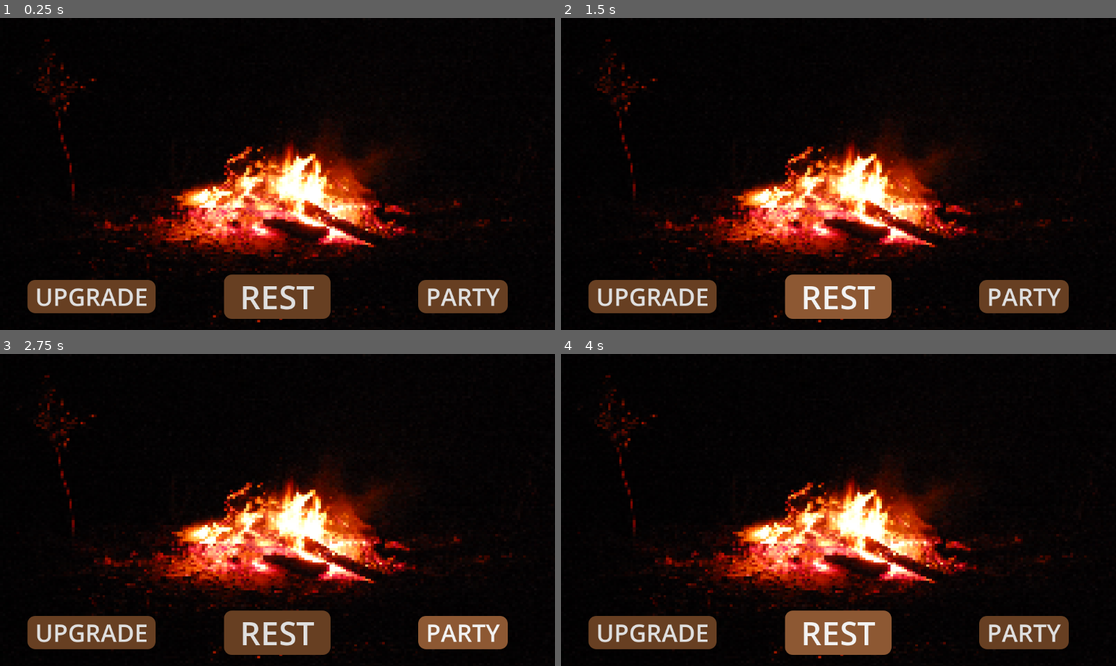
Above: before the commit, frames 1-4 (two rows, left to right).
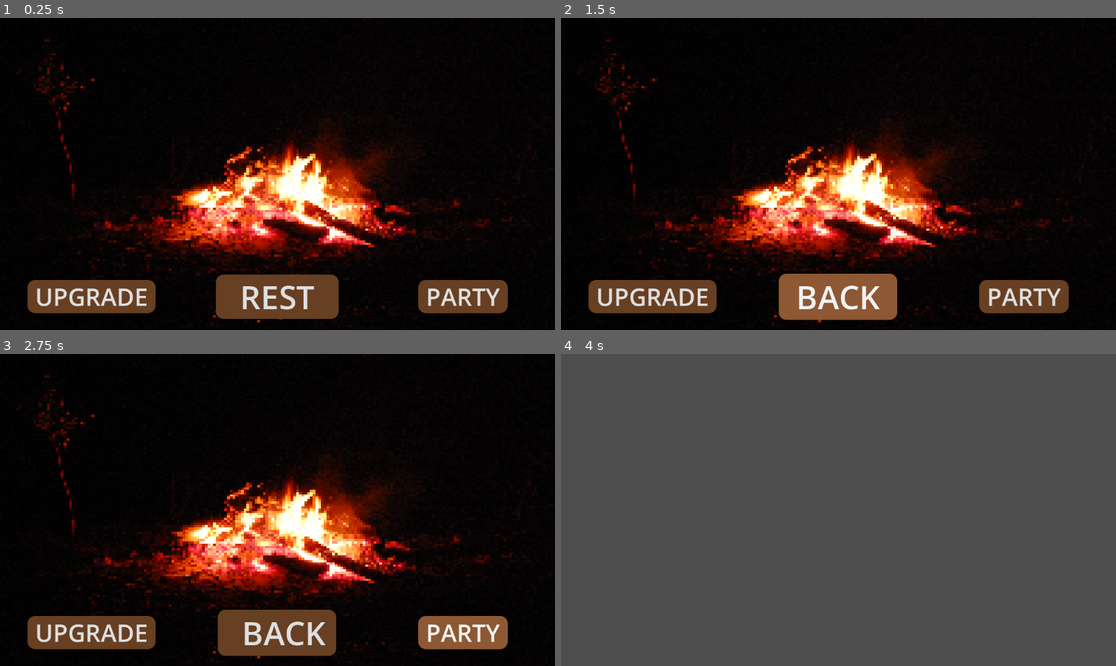
Above: after the commit, the same moments.

Repository: mjura1/gamejam-2025
Game: Godot game, scene res://Scenes/campfire.tscn
Two runs of this game, one before a commit and one after it. Both use one fixed random seed, a clock stepped at 60 frames per second and the inputs below. This scene is started directly instead of the project's main scene.
Inputs:
- Up to frame 1 (0.25 s): no input
- Up to frame 2 (1.5 s): click "UPGRADE" at 0.5 s; click "REST" at 1.25 s
- Up to frame 3 (2.75 s): click "PARTY" at 2 s
- Up to frame 4 (4 s): click "UPGRADE" at 2.75 s; click "REST" (after the commit: "BACK") at 3.5 s

The runs differ from the first frame. In frame 1, 0.4% of the frame differs, in the area x 38-62%, y 82-97%; in frame 2, 1.1%; in frame 3, 1.1%; in frame 4, 100%, in the area x 0-100%, y 0-100%.
Error after the commit: Invalid access to property or key 'name' on a base object of type 'Nil'. (res://Scripts/Map/GameFlow.gd:90)

Commit message:
Added move preview
can now see where character can move when clicking on it

Diff:
--- a/team-berry-game/Scenes/base_character.tscn
+++ b/team-berry-game/Scenes/base_character.tscn
@@ -1,6 +1,6 @@
 [gd_scene load_steps=4 format=3 uid="uid://bbanbdmqj5fw8"]
 
-[ext_resource type="Script" uid="uid://1civrgg6q7yl" path="res://Scripts/base_character.gd" id="1_tm8wl"]
+[ext_resource type="Script" uid="uid://1civrgg6q7yl" path="res://Scripts/CharacterPieces/base_character.gd" id="1_tm8wl"]
 [ext_resource type="Texture2D" uid="uid://dbong8q0yleu1" path="res://Assets/Sprites/enemy_pawn.png" id="2_foqlb"]
 
 [sub_resource type="CanvasItemMaterial" id="CanvasItemMaterial_ubrwk"]
--- a/team-berry-game/Scenes/campfire.tscn
+++ b/team-berry-game/Scenes/campfire.tscn
@@ -1,7 +1,7 @@
 [gd_scene load_steps=8 format=3 uid="uid://c6n5dbc7fltxg"]
 
 [ext_resource type="Texture2D" uid="uid://cvpsmxouknw5q" path="res://Assets/Campfire/image.png" id="1_kfptp"]
-[ext_resource type="Script" path="res://Scripts/campfire.gd" id="1_qcxes"]
+[ext_resource type="Script" uid="uid://c78wuf2s7h847" path="res://Scripts/Map/campfire.gd" id="1_qcxes"]
 
 [sub_resource type="StyleBoxTexture" id="StyleBoxTexture_qcxes"]
 texture = ExtResource("1_kfptp")
--- /dev/null
+++ b/team-berry-game/Scenes/move_highlighter.gd
@@ -0,0 +1,46 @@
+# res://Scripts/Battle/MoveHighlighter.gd
+extends Node2D
+
+# Referenci na GridManager in velikost celice
+@onready var grid_manager = get_node("/root/Node/GridManager")
+var cell_size: Vector2 = Vector2.ZERO
+
+# Array veljavnih mrežnih pozicij (Vector2i), ki jih moramo narisati
+var valid_moves: Array[Vector2i] = []
+
+func _ready():
+	# Preverite, ali je referenca pravilna, in pridobite velikost celice
+	if is_instance_valid(grid_manager):
+		# Grid Manager je v drugem delu vaše skripte (dummy.txt) določil velikost: Vector2(16, 16)
+		cell_size = grid_manager.cell_size
+	else:
+		push_error("MoveHighlighter: GridManager ni najden na poti /root/Node/GridManager.")
+
+func show_moves(moves: Array[Vector2i]):
+ #"""Sprejme seznam veljavnih pozicij in sproži ponovno risanje."""
+	valid_moves = moves
+	queue_redraw()
+
+func clear_moves():
+	#"""Počisti seznam in skrije poudarek."""
+	valid_moves.clear()
+	queue_redraw()
+
+func _draw():
+	if valid_moves.is_empty() or not is_instance_valid(grid_manager):
+		return
+
+	for grid_pos in valid_moves:
+		var top_left = Vector2(grid_pos) * cell_size
+
+		# Barva za premikanje (prazno polje)
+		var draw_color = Color(0, 0.8, 0.2, 0.3)
+
+		# OPOZORILO: Zaenkrat ne preverjamo, ali gre za napad ali premik,
+		# ker logika napada še ni popolnoma implementirana.
+		# Risanje polnila (fill)
+		draw_rect(
+			Rect2(top_left, cell_size),
+			draw_color,
+			true
+		)
--- a/team-berry-game/Scenes/node.tscn
+++ b/team-berry-game/Scenes/node.tscn
@@ -9,6 +9,7 @@
 [ext_resource type="PackedScene" uid="uid://dmr1bg7evbu54" path="res://Scenes/knight.tscn" id="7_vixca"]
 [ext_resource type="PackedScene" uid="uid://c81pvaf1rewmd" path="res://Scenes/rook.tscn" id="8_3fd10"]
 [ext_resource type="PackedScene" uid="uid://xineak3b25qd" path="res://Scenes/pawn.tscn" id="9_63ye5"]
+[ext_resource type="Script" uid="uid://bo8wupstu0hfb" path="res://Scenes/move_highlighter.gd" id="10_6e2d7"]
 
 [sub_resource type="TileSetAtlasSource" id="TileSetAtlasSource_112p8"]
 texture = ExtResource("2_2itt3")
@@ -419,3 +420,6 @@
 
 [node name="Pawn" parent="." instance=ExtResource("9_63ye5")]
 position = Vector2(16.999998, 9.999999)
+
+[node name="MoveHighlighter" type="Node2D" parent="."]
+script = ExtResource("10_6e2d7")
--- a/team-berry-game/Scenes/rook.tscn
+++ b/team-berry-game/Scenes/rook.tscn
@@ -1,7 +1,7 @@
 [gd_scene load_steps=4 format=3 uid="uid://c81pvaf1rewmd"]
 
 [ext_resource type="PackedScene" uid="uid://bbanbdmqj5fw8" path="res://Scenes/base_character.tscn" id="1_nlvit"]
-[ext_resource type="Script" uid="uid://cdvpve3lhdhgv" path="res://Scripts/rook.gd" id="2_j1kqh"]
+[ext_resource type="Script" uid="uid://cdvpve3lhdhgv" path="res://Scripts/CharacterPieces/Ally/rook.gd" id="2_j1kqh"]
 [ext_resource type="Texture2D" uid="uid://bf4ys2lpepvp1" path="res://Assets/Sprites/friendly_rook.png" id="3_j1kqh"]
 
 [node name="ROOOOOOOOK" instance=ExtResource("1_nlvit")]
--- a/team-berry-game/Scripts/king.gd
+++ b/team-berry-game/Scripts/CharacterPieces/Ally/king.gd
@@ -1,4 +1,4 @@
-extends "res://Scripts/base_character.gd"
+extends BaseCharacter
 
 func _ready():
 	move_range = 1
--- /dev/null
+++ b/team-berry-game/Scripts/CharacterPieces/Ally/knight.gd
@@ -0,0 +1,20 @@
+extends BaseCharacter
+
+func _ready():
+	# Vitez se premika le za en korak v smeri "L"
+	move_range = 1
+	super._ready()
+
+# KLJUČNA SPREMEMBA: Sedaj implementira get_move_directions()
+func get_move_directions() -> Array[Vector2i]:
+	return [
+		Vector2i(1, 2),
+		Vector2i(2, 1),
+		Vector2i(-1, 2),
+		Vector2i(-2, 1),
+		Vector2i(1, -2),
+		Vector2i(2, -1),
+		Vector2i(-1, -2),
+		Vector2i(-2, -1),
+	]
+# calculate_valid_targets() se podeduje
--- /dev/null
+++ b/team-berry-game/Scripts/CharacterPieces/Ally/pawn.gd
@@ -0,0 +1,14 @@
+extends BaseCharacter
+
+func _ready():
+	move_range = 2
+	super._ready()
+
+func get_move_directions() -> Array[Vector2i]:
+	return [
+		Vector2i(1, 0),
+		Vector2i(-1, 0),
+		Vector2i(0, 1),
+		Vector2i(0, -1),
+	]
+# calculate_valid_targets() se podeduje
--- a/team-berry-game/Scripts/queen.gd
+++ b/team-berry-game/Scripts/CharacterPieces/Ally/queen.gd
@@ -1,4 +1,4 @@
-extends "res://Scripts/base_character.gd"
+extends BaseCharacter
 
 func _ready():
 	move_range = 8
--- a/team-berry-game/Scripts/rook.gd
+++ b/team-berry-game/Scripts/CharacterPieces/Ally/rook.gd
@@ -11,3 +11,4 @@
 		Vector2i(0, 1),
 		Vector2i(0, -1),
 	]
+# calculate_valid_targets() se podeduje
--- /dev/null
+++ b/team-berry-game/Scripts/CharacterPieces/base_character.gd
@@ -0,0 +1,66 @@
+extends Node2D
+class_name BaseCharacter
+
+var grid_pos: Vector2i
+
+@onready var tile_map = get_node("/root/Node/Map/TileMapLayer")
+
+@export var selected: bool = false
+@export var move_range: int = 1
+@export var grid_manager: Node
+@export var is_enemy: bool = false # NEW: Za razlikovanje med ekipami in tarčami napada
+
+func _ready():
+	grid_manager = get_node("/root/Node/GridManager")
+	grid_pos = grid_manager.world_to_grid(global_position)
+	global_position = grid_manager.grid_to_world(grid_pos)
+	grid_manager.occupy(grid_pos, self)
+
+# 🔹 ABSTRAKTNA FUNKCIJA: Vračanje smeri, določene s figuro (Bishop, Rook, Knight, itd.)
+func get_move_directions() -> Array[Vector2i]:
+	return []
+
+# KLJUČNI POPRAVEK: Standardizirano ime in celotna logika za izračun premika/napada
+func calculate_valid_targets() -> Array[Vector2i]:
+	var targets: Array[Vector2i] = []
+
+	for dir in get_move_directions():
+		for step in range(1, move_range + 1):
+			var target_pos := grid_pos + dir * step
+
+			# 1. Preverjanje mej
+			if not grid_manager.is_inside_boundary(target_pos, tile_map.get_used_rect()):
+				break
+
+			# 2. Preverjanje zasedenosti
+			if grid_manager.is_occupied(target_pos):
+				var target_char = grid_manager.get_character_at(target_pos)
+
+				# PREVERJANJE: Ali je tarča sovražnik?
+				if target_char and target_char.is_enemy != is_enemy:
+					# To je sovražnik -> Veljavna tarča za napad
+					targets.append(target_pos)
+
+				# Gibanje se vedno ustavi ob prvi zasedeni celici (lastni ali sovražni)
+				break
+
+			# 3. Polje je prazno -> Veljavna tarča za premik
+			targets.append(target_pos)
+
+	return targets
+
+func try_move(target: Vector2i) -> bool:
+	# Uporabljamo novo ime funkcije
+	if target not in calculate_valid_targets():
+		return false
+
+	# Input Controller mora preprečiti klic try_move, če je polje zasedeno (napad),
+	# a to je varnostna kopija.
+	if grid_manager.is_occupied(target):
+		return false
+
+	grid_manager.vacate(grid_pos)
+	grid_pos = target
+	grid_manager.occupy(grid_pos, self)
+	global_position = grid_manager.grid_to_world(grid_pos)
+	return true
--- a/team-berry-game/Scripts/TileMap/map_behaviour.gd
+++ b/team-berry-game/Scripts/TileMap/map_behaviour.gd
@@ -3,6 +3,8 @@
 @onready var tile_selector = get_node("/root/Node/TileSelector")
 @onready var grid_manager = get_node("/root/Node/GridManager")
 @onready var tile_map = get_node("/root/Node/Map/TileMapLayer")
+# NEW: Dodana referenca na MoveHighlighter
+@onready var move_highlighter = get_node("/root/Node/MoveHighlighter")
 
 var selected_character: Node = null  # currently selected character
 
@@ -23,6 +25,7 @@
 		if selected_character == clicked_character:
 			selected_character.selected = false
 			selected_character = null
+			move_highlighter.clear_moves() # NEW: Počisti poudarek
 			return
 
 		# Switching characters
@@ -31,11 +34,25 @@
 
 		selected_character = clicked_character
 		selected_character.selected = true
+
+		# NEW: Prikaz veljavnih potez
+		# Predpostavlja, da je funkcija calculate_valid_targets() implementirana na BaseCharacter/Rook
+		var valid_moves = selected_character.calculate_valid_targets()
+		move_highlighter.show_moves(valid_moves)
+
 		return
 
 
 	# CLICK ON EMPTY TILE → MOVE
 	if selected_character and grid_manager.is_inside_boundary(clicked_grid, used_rect):
-		if selected_character.try_move(clicked_grid):
-			selected_character.selected = false
-			selected_character = null
+
+		# NEW: Preveri, ali je cilj znotraj veljavnega obsega, ki ga figura lahko doseže
+		var valid_targets = selected_character.calculate_valid_targets()
+
+		# Preverimo, ali je cilj veljaven IN ali je polje PRAZNO (za premik)
+		if valid_targets.has(clicked_grid) and not grid_manager.is_occupied(clicked_grid):
+
+			if selected_character.try_move(clicked_grid):
+				selected_character.selected = false
+				selected_character = null
+				move_highlighter.clear_moves() # NEW: Počisti poudarek po premiku
--- a/team-berry-game/Scripts/base_character.gd
+++ /dev/null
@@ -1,47 +0,0 @@
-extends Node2D
-class_name BaseCharacter
-
-var grid_pos: Vector2i
-
-@onready var tile_map = get_node("/root/Node/Map/TileMapLayer")
-
-@export var selected: bool = false
-@export var move_range: int = 1
-@export var grid_manager: Node
-
-func _ready():
-	grid_manager = get_node("/root/Node/GridManager")
-	grid_pos = grid_manager.world_to_grid(global_position)
-	global_position = grid_manager.grid_to_world(grid_pos)
-	grid_manager.occupy(grid_pos, self)
-
-# 🔹 VÝCHOZÍ – žádný pohyb
-func get_move_directions() -> Array[Vector2i]:
-	return []
-
-func get_valid_moves() -> Array[Vector2i]:
-	var moves: Array[Vector2i] = []
-
-	for dir in get_move_directions():
-		for step in range(1, move_range + 1):
-			var target := grid_pos + dir * step
-
-			if not grid_manager.is_inside_boundary(target, tile_map.get_used_rect()):
-				break
-
-			if grid_manager.is_occupied(target):
-				break
-
-			moves.append(target)
-
-	return moves
-
-func try_move(target: Vector2i) -> bool:
-	if target not in get_valid_moves():
-		return false
-
-	grid_manager.vacate(grid_pos)
-	grid_pos = target
-	grid_manager.occupy(grid_pos, self)
-	global_position = grid_manager.grid_to_world(grid_pos)
-	return true
--- a/team-berry-game/Scripts/knight.gd
+++ /dev/null
@@ -1,13 +0,0 @@
-extends BaseCharacter
-
-func get_valid_moves() -> Array[Vector2i]:
-	return [
-		grid_pos + Vector2i(1, 2),
-		grid_pos + Vector2i(2, 1),
-		grid_pos + Vector2i(-1, 2),
-		grid_pos + Vector2i(-2, 1),
-		grid_pos + Vector2i(1, -2),
-		grid_pos + Vector2i(2, -1),
-		grid_pos + Vector2i(-1, -2),
-		grid_pos + Vector2i(-2, -1),
-	]
--- a/team-berry-game/Scripts/pawn.gd
+++ /dev/null
@@ -1,18 +0,0 @@
-extends "res://Scripts/base_character.gd"
-
-func _ready():
-	super._ready()
-
-func get_valid_moves() -> Array[Vector2i]:
-	var moves: Array[Vector2i] = []
-
-	for x in range(-2, 3):
-		for y in range(-2, 3):
-			if x == 0 and y == 0:
-				continue
-			var target := grid_pos + Vector2i(x, y)
-			if grid_manager.is_occupied(target):
-				continue  # optional: block moves past other units
-			moves.append(target)
-
-	return moves
Not shown, added: team-berry-game/Scenes/move_highlighter.gd.uid
Not shown: 1 places in team-berry-game/Scenes/node.tscn that only renumber resources
Renamed: team-berry-game/Scripts/bishop.gd -> team-berry-game/Scripts/CharacterPieces/Ally/bishop.gd
Renamed: team-berry-game/Scripts/bishop.gd.uid -> team-berry-game/Scripts/CharacterPieces/Ally/bishop.gd.uid
Renamed: team-berry-game/Scripts/king.gd.uid -> team-berry-game/Scripts/CharacterPieces/Ally/king.gd.uid
Renamed: team-berry-game/Scripts/knight.gd.uid -> team-berry-game/Scripts/CharacterPieces/Ally/knight.gd.uid
Renamed: team-berry-game/Scripts/pawn.gd.uid -> team-berry-game/Scripts/CharacterPieces/Ally/pawn.gd.uid
Renamed: team-berry-game/Scripts/queen.gd.uid -> team-berry-game/Scripts/CharacterPieces/Ally/queen.gd.uid
Renamed: team-berry-game/Scripts/rook.gd.uid -> team-berry-game/Scripts/CharacterPieces/Ally/rook.gd.uid
Renamed: team-berry-game/Scripts/base_character.gd.uid -> team-berry-game/Scripts/CharacterPieces/base_character.gd.uid
